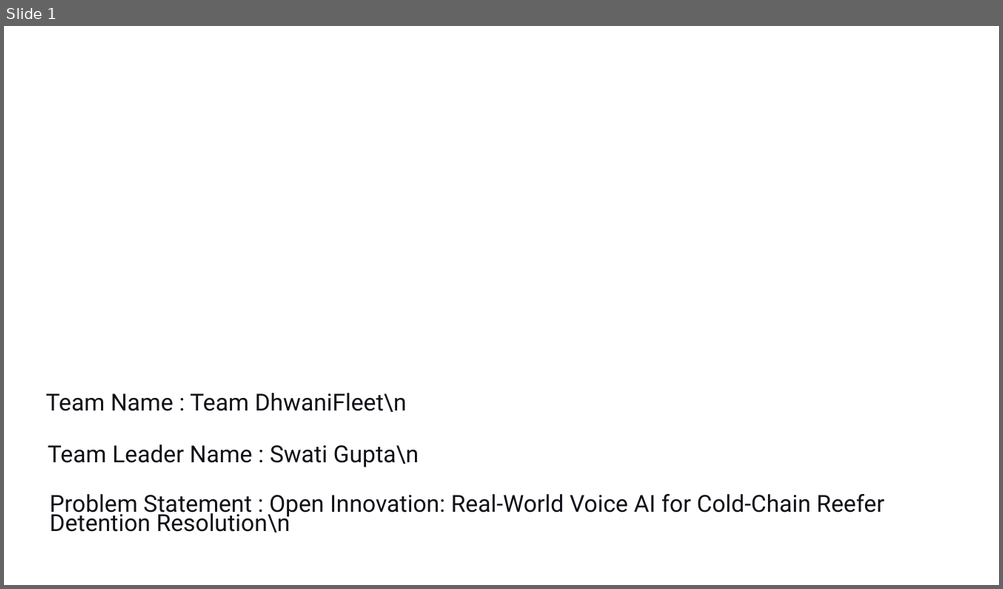
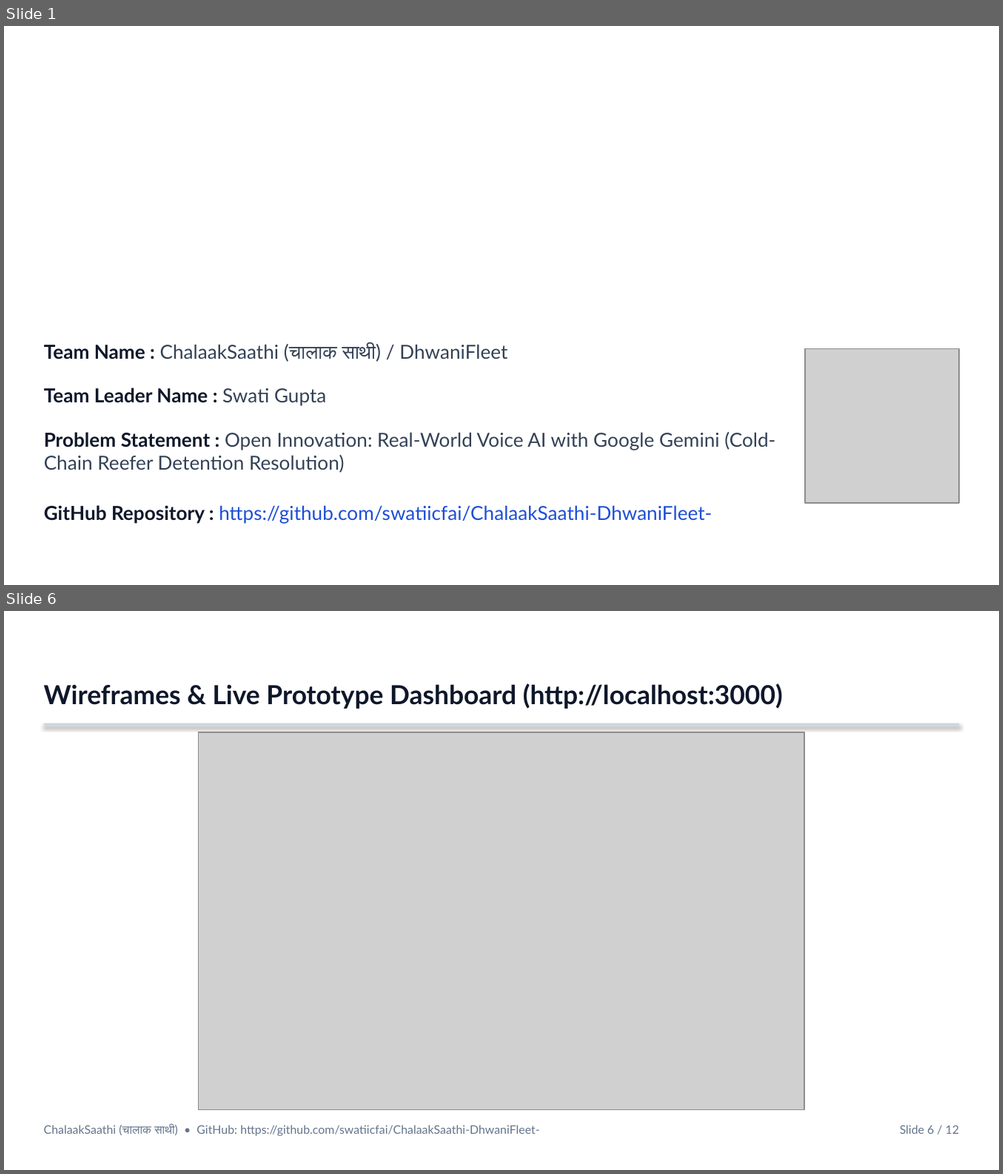
Before and after one commit to swatiicfai/ChalaakSaathi-DhwaniFleet-, a slide deck: DhwaniFleet_Idea_Submission_Deck.pptx. Shown one above the other, each under a label of ours: slide 1 before the commit, slides 1 and 6 after it; the slides between them are not shown. The pictures are 1003x589 and 1003x1174 pixels, drawn with LibreOffice and Linux fonts; fonts in the diff are those of the drawing; grey boxes stand for pictures; background and template pictures are left out. Boxes give left, top, right and bottom in pixels: in the first picture for what was removed or moved away, otherwise in the second. Text is boxed around its words. In the diff, an @@ line names an element or a change of style, - is before the commit and + after.

Commit message:
feat: official Build with Google Gemini submission deck using H2S/YourStory template

```diff
--- a/DhwaniFleet_Idea_Submission_Deck.pptx
+++ b/DhwaniFleet_Idea_Submission_Deck.pptx
@@ slide 6 added at <box>4,611,999,1170</box>, background picture (left out) @@
@@ text added at <box>44,684,782,709</box>, 19 pt, text #0F172A, bold @@
+Wireframes & Live Prototype Dashboard (http://localhost:3000)
@@ rectangle added at <box>44,723,959,726</box>, fill #CBD5E1 @@
@@ picture added at <box>199,732,805,1111</box> @@
@@ text added at <box>44,1125,539,1136</box>, 8.5 pt, text #64748B @@
+ChalaakSaathi (चालाक साथी) • GitHub: https://github.com/swatiicfai/ChalaakSaathi-DhwaniFleet-
@@ text added at <box>899,1125,959,1134</box>, 8.5 pt, text #64748B @@
+Slide 6 / 12
@@ slide 1 changed as well @@
@@ text at <box>44,344,507,362</box>: text changed; size 17 to 14 pt; font Roboto to Lato; text colour #0F1016 to #334155 @@
-Team Name : Team DhwaniFleet\n
+Team Name : ChalaakSaathi (चालाक साथी) / DhwaniFleet
@@ picture added at <box>805,349,959,503</box> @@
@@ text at <box>44,388,326,406</box>: text changed; size 17 to 14 pt; font Roboto to Lato; text colour #0F1016 to #0F172A; bold on @@
-Team Leader Name : Swati Gupta\n
+Team Leader Name : Swati Gupta
@@ text at <box>44,432,775,473</box>: text changed; size 17 to 14 pt; font Roboto to Lato; text colour #0F1016 to #334155 @@
-Problem Statement : Open Innovation: Real-World Voice AI for Cold-Chain Reefer Detention Resolution\n
+Problem Statement : Open Innovation: Real-World Voice AI with Google Gemini (Cold-Chain Reefer Detention Resolution)
@@ text added at <box>44,506,711,524</box>, 14 pt, text #1D4ED8 @@
+GitHub Repository : https://github.com/swatiicfai/ChalaakSaathi-DhwaniFleet-
```
Also in this commit, not shown: 1 other slide changed, 9 other slides added, 10 slides removed, 3 other files.
